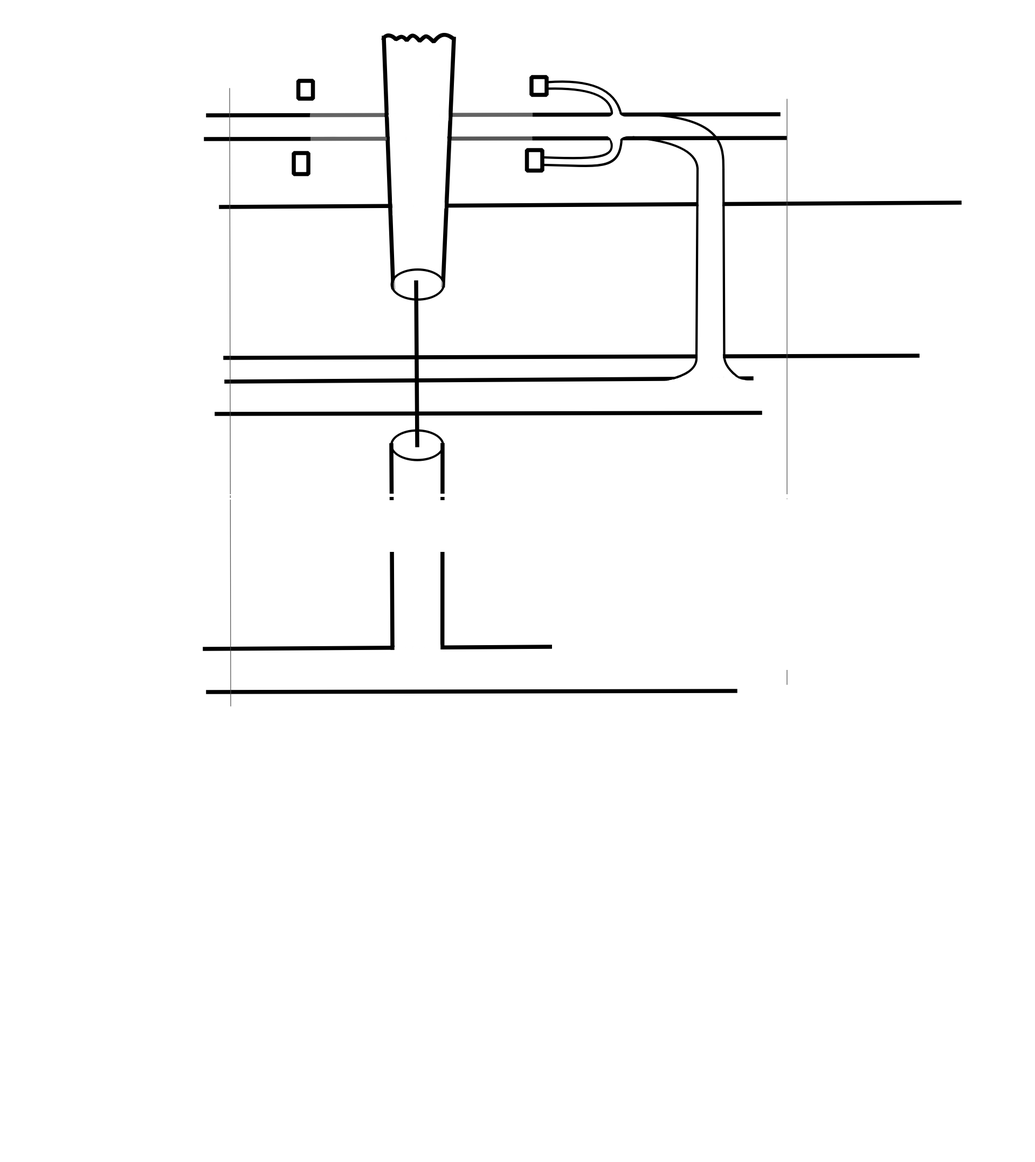
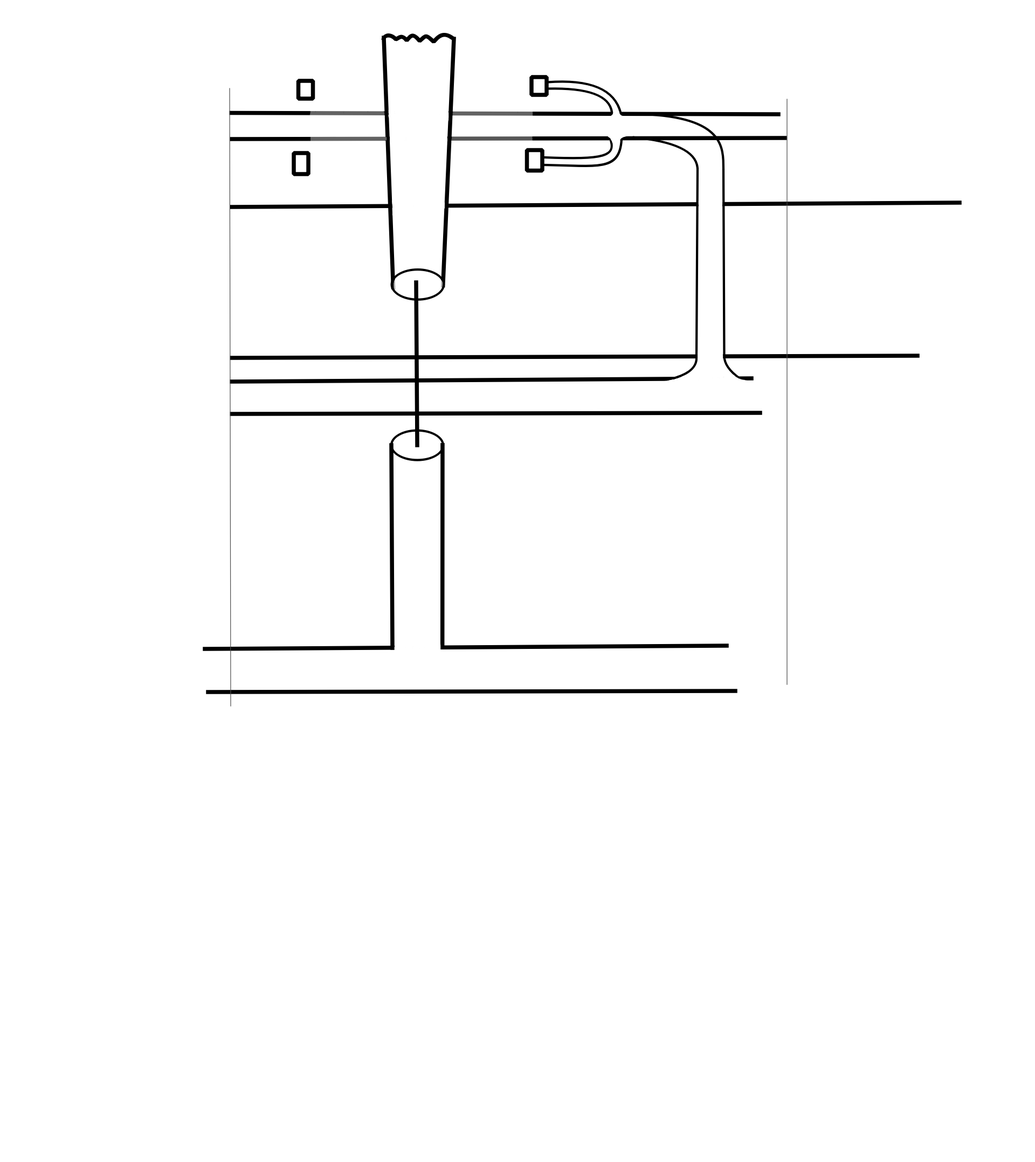
Two versions of the same layered image (1035x1162). Layer-by-layer changes:
pixels changed over [203, 110, 910, 671] (layer not identified)
